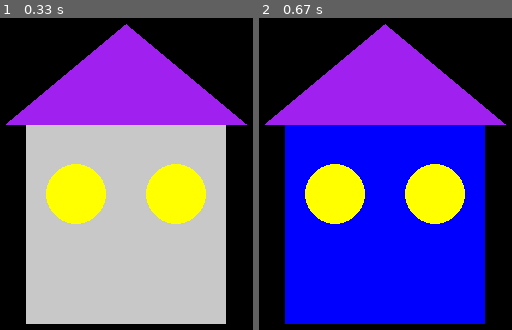
Above: before the commit, frames 1-2 (left to right).
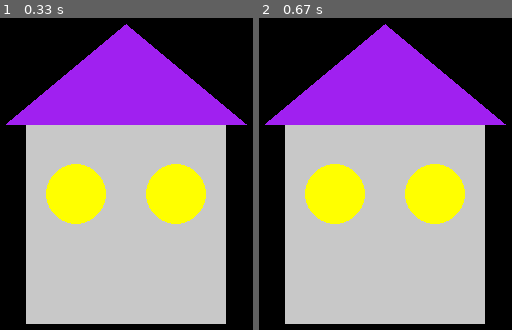
Above: after the commit, the same moments.

Repository: FakeDrD/Graficacion_Pygame_Castro_Flores_Angel_Johan
Game: pygame game, started from sesion2_mini.py
The game is run twice, just before and just after one commit, with the same random seed, the same clock (stepped at 60 frames per second) and the same inputs.
Inputs:
- Up to frame 1 (0.33 s): no input
- Up to frame 2 (0.67 s): tap B at 0.33 s

Frame 1 is identical in both runs. In frame 2, 43% of the frame differs, in the area x 10-90%, y 34-99%.

Commit message:
sesion2_mini
Correción

Diff:
--- a/sesion2_mini.py
+++ b/sesion2_mini.py
@@ -33,17 +33,16 @@
             if evento.key == pygame.K_ESCAPE:
                 ejecutando = False
 
-            # [span_18](start_span)Cambiar color con 'R'[span_18](end_span)
+            # Cambiar color con R
             if evento.key == pygame.K_r:
                 color_casa_actual = COLOR_ROJO
-            # [span_19](start_span)Cambiar color con 'B'[span_19](end_span)
-            if evento.key == pygame.K_b:
+            # Cambiar color con B            if evento.key == pygame.K_b:
                 color_casa_actual = COLOR_AZUL
 
     # --- Lógica de Dibujo ---
     pantalla.fill(COLOR_FONDO)
 
-    # [span_20](start_span)Dibujar las primitivas que forman la casa[span_20](end_span)
+    # Dibujar las primitivas que forman la casa
 
     # Cuerpo (Rectángulo) - Usa el color variable
     pygame.draw.rect(pantalla, color_casa_actual, (300, 300, 200, 200))
@@ -61,4 +60,5 @@
 
 # --- Salir ---
 pygame.quit()
+
 sys.exit()
